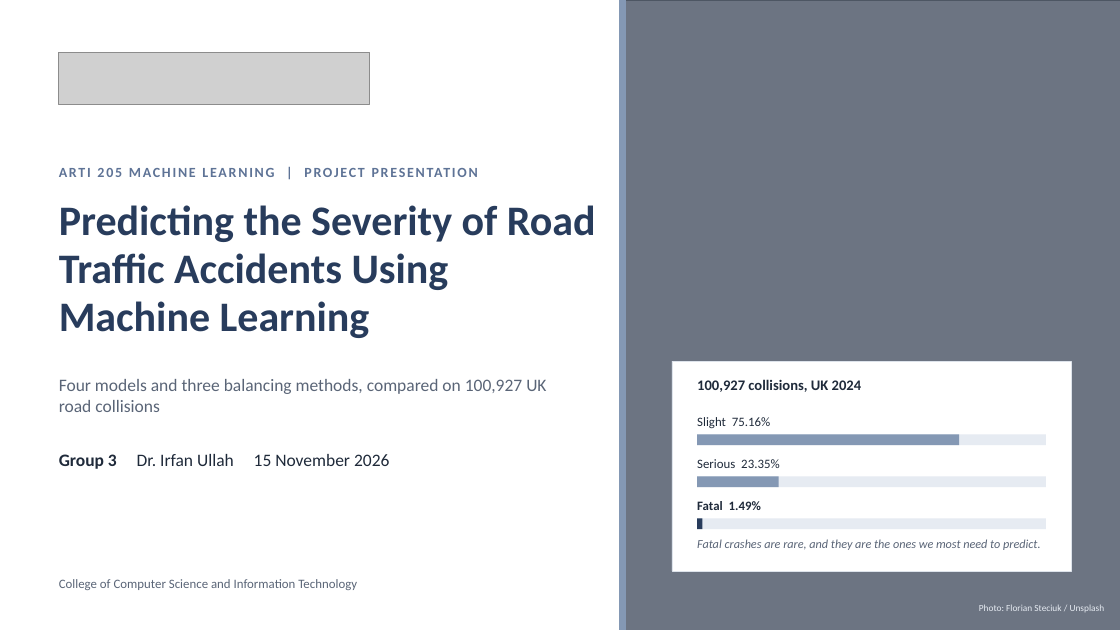
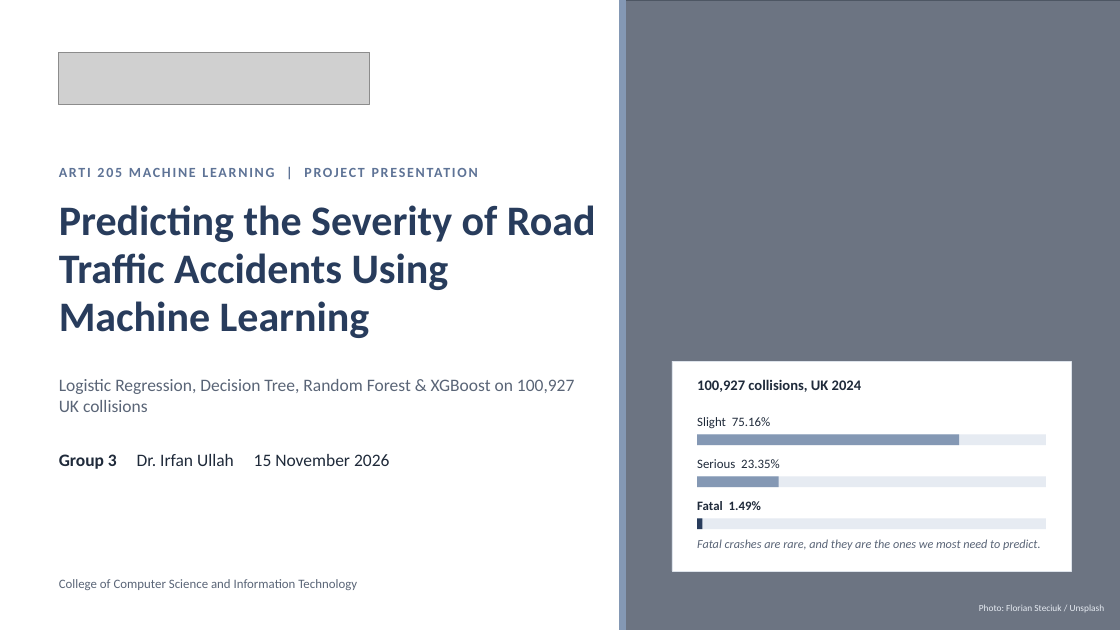
Before and after one commit to Ahmad-AlModhayan/arti205-road-accident-severity, a slide deck: slide 1 of Presentation/ARTI 205 - Group 3 - Project Presentation IAU.pptx. Drawn at 1120x630 pixels with LibreOffice and Linux fonts; fonts in the diff are those of the drawing; grey boxes stand for pictures. Boxes give left, top, right and bottom in pixels: in the first picture for what was removed or moved away, otherwise in the second. Text is boxed around its words. In the diff, an @@ line names an element or a change of style, - is before the commit and + after.

Commit message:
Rebuild with DfT 2024 vehicles, engineered features, course models, predict CLI, and presentation scripts

```diff
--- a/Presentation/ARTI 205 - Group 3 - Project Presentation IAU.pptx
+++ b/Presentation/ARTI 205 - Group 3 - Project Presentation IAU.pptx
@@ text at (59,379,574,412): text changed @@
-Four models and three balancing methods, compared on 100,927 UK road collisions
+Logistic Regression, Decision Tree, Random Forest & XGBoost on 100,927 UK collisions
```
Also in this commit, not shown: 8 other slides changed, 42 other files.
